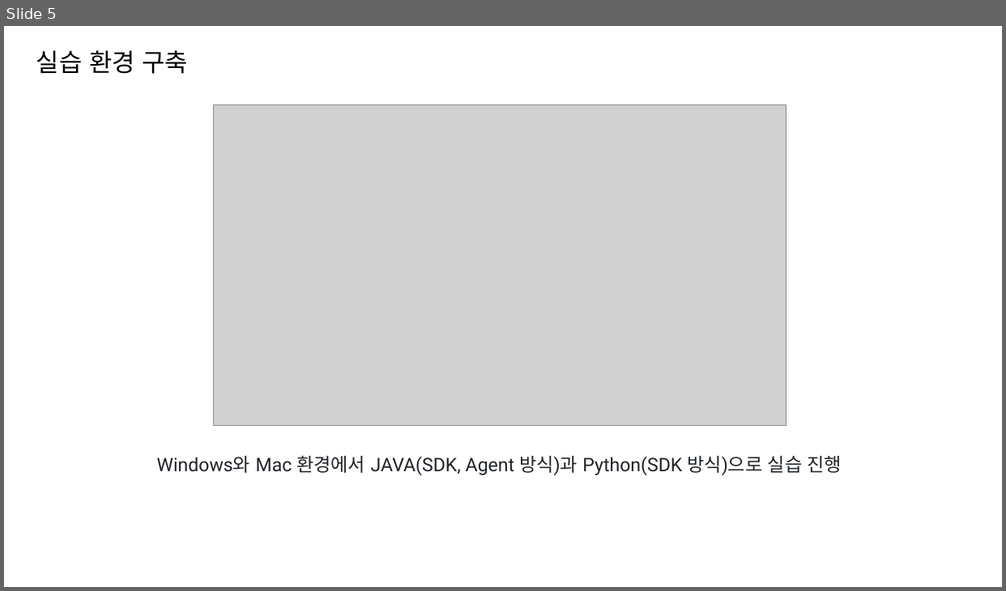
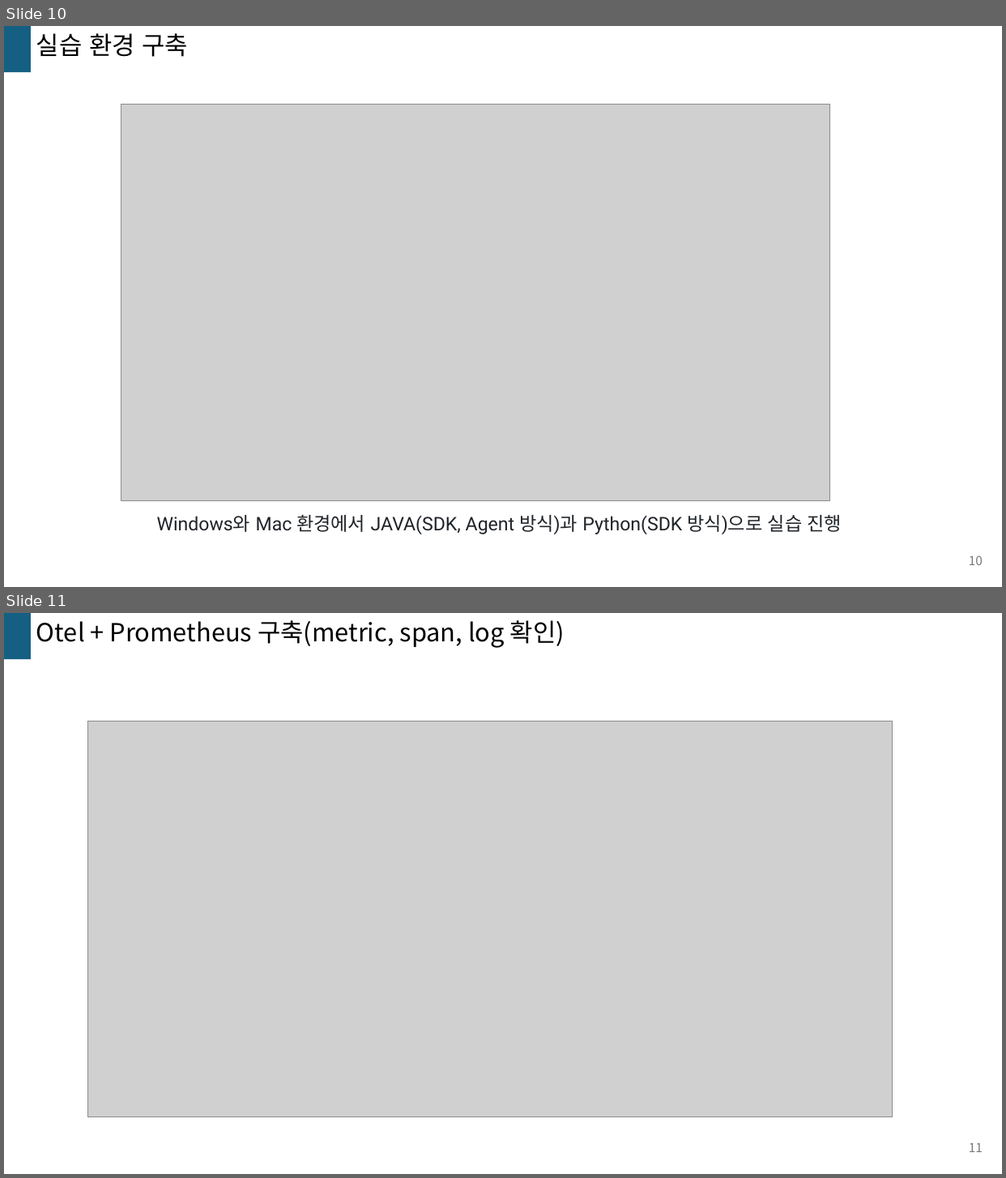
Before and after one commit to kkimsungchul/otel, a slide deck: [Otel]정리.pptx. Shown one above the other, each under a label of ours: slide 5 before the commit, slides 10 and 11 after it. The pictures are 1006x591 and 1006x1178 pixels, drawn with LibreOffice and Linux fonts; fonts in the diff are those of the drawing; grey boxes stand for pictures. Boxes give left, top, right and bottom in pixels: in the first picture for what was removed or moved away, otherwise in the second. Text is boxed around its words. In the diff, an @@ line names an element or a change of style, - is before the commit and + after.

Commit message:
240516 otel 내용 정리

```diff
--- a/[Otel]정리.pptx
+++ b/[Otel]정리.pptx
@@ slide 11 added at box(4, 613, 1002, 1174), background #FFFFFF; not listed: 1 template element that a slide beside it also shows @@
@@ text added at box(36, 620, 565, 648), 24 pt, text #000000 @@
+Otel + Prometheus 구축(metric, span, log 확인)
@@ picture added at box(88, 721, 892, 1118) @@
@@ page number added at box(969, 1144, 982, 1152), 12 pt, text #797979 @@
+11
@@ what was slide 5 is now slide 10 @@
@@ slide 10 changed as well @@
@@ rectangle added at box(4, 26, 31, 72), fill #156082 @@
@@ text "실습 환경 구축": place and size @@
-text "실습 환경 구축" at box(36, 50, 189, 74)
+text "실습 환경 구축" at box(36, 33, 189, 57)
@@ picture: place and size @@
-picture at box(213, 105, 786, 426)
+picture at box(121, 105, 829, 501)
@@ text "Windows와 Mac 환경에서 JAVA(SDK, Agent ...": place and size @@
-text "Windows와 Mac 환경에서 JAVA(SDK, Agent ..." at box(157, 456, 842, 476)
+text "Windows와 Mac 환경에서 JAVA(SDK, Agent ..." at box(157, 515, 842, 535)
@@ page number added at box(969, 556, 982, 565), 12 pt, text #797979 @@
+10
```
Also in this commit, not shown: 5 other slides changed, 9 other slides added, 3 slides removed, 2 other files.
